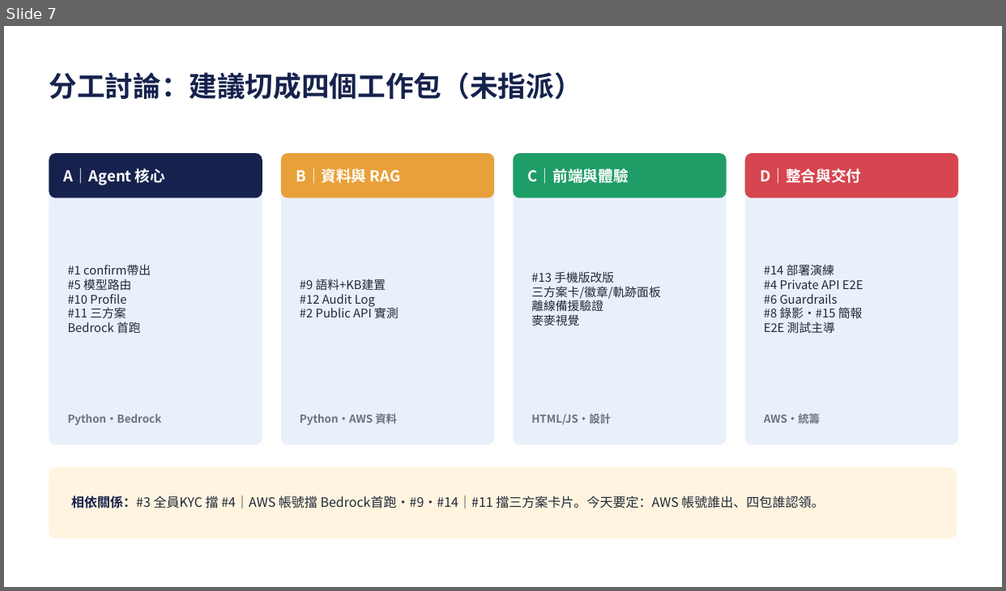
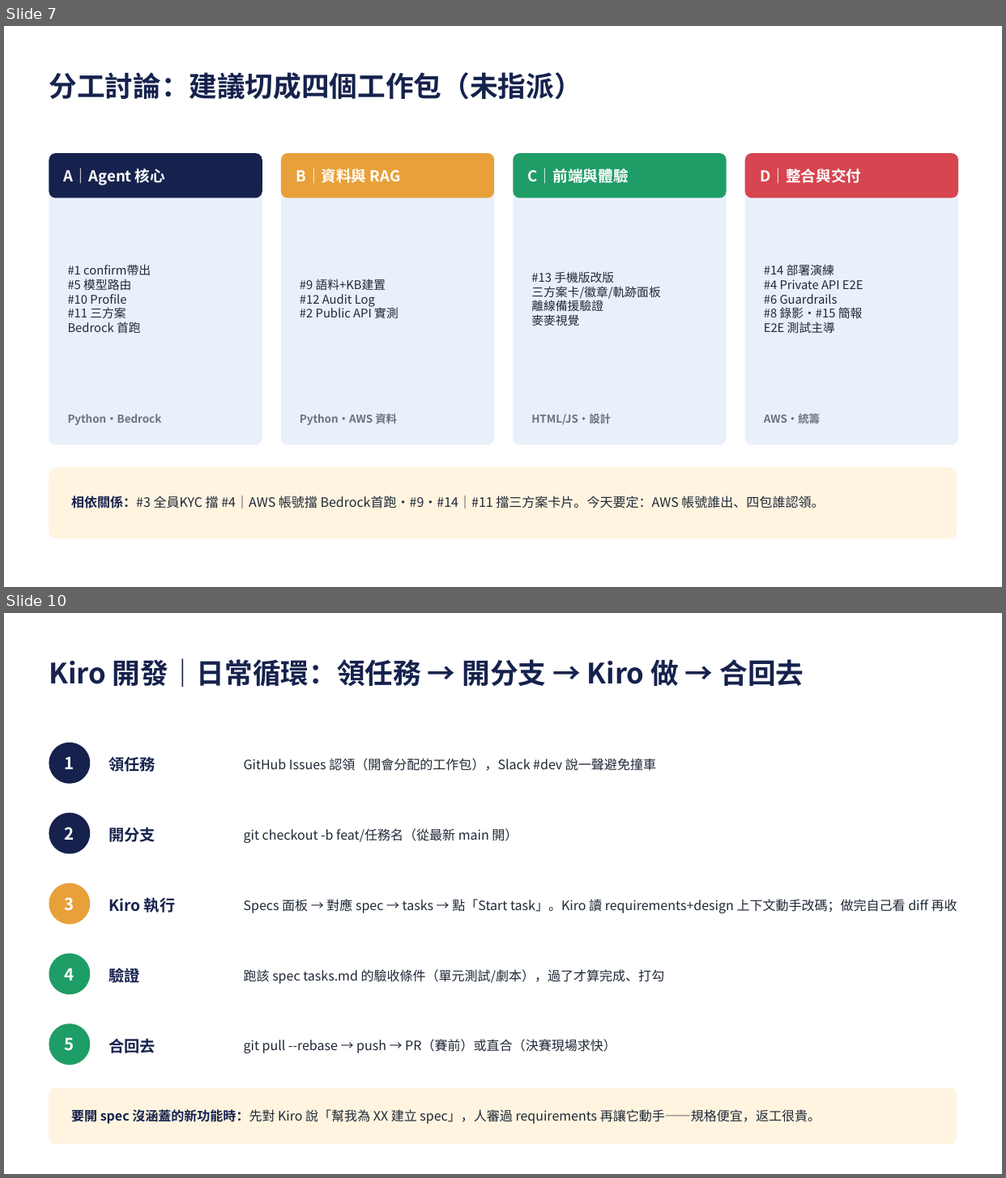
Before and after one commit to giont565/MaiMate, a slide deck: docs/工作項目狀態.pptx. Shown one above the other, each under a label of ours: slide 7 before the commit, slides 7 and 10 after it; the slides between them are not shown. The pictures are 1006x591 and 1006x1178 pixels, drawn with LibreOffice and Linux fonts; fonts in the diff are those of the drawing. Boxes give left, top, right and bottom in pixels: in the first picture for what was removed or moved away, otherwise in the second. Text is boxed around its words. In the diff, an @@ line names an element or a change of style, - is before the commit and + after.

```diff
--- a/docs/工作項目狀態.pptx
+++ b/docs/工作項目狀態.pptx
@@ slide 10 added at [4,613,1002,1174], background #FFFFFF @@
@@ text added at [49,658,803,687], 27 pt, text #16224D, bold @@
+Kiro 開發｜日常循環：領任務 → 開分支 → Kiro 做 → 合回去
@@ ellipse added at [49,743,90,784], fill #16224D @@
@@ text added at [65,756,74,769], 16 pt, text #FFFFFF, bold @@
+1
@@ text added at [108,757,155,772], 15 pt, text #16224D, bold @@
+領任務
@@ text added at [244,758,656,771], 12.5 pt, text #1F2937 @@
+GitHub Issues 認領（開會分配的工作包），Slack #dev 說一聲避免撞車
@@ ellipse added at [49,813,90,854], fill #16224D @@
@@ text added at [65,827,74,840], 16 pt, text #FFFFFF, bold @@
+2
@@ text added at [108,827,155,842], 15 pt, text #16224D, bold @@
+開分支
@@ text added at [244,828,518,843], 12.5 pt, text #1F2937 @@
+git checkout -b feat/任務名（從最新 main 開）
@@ ellipse added at [49,884,90,924], fill #E8A13A @@
@@ text added at [65,897,74,911], 16 pt, text #FFFFFF, bold @@
+3
@@ text added at [108,897,175,913], 15 pt, text #16224D, bold @@
+Kiro 執行
@@ text added at [244,897,957,914], 12.5 pt, text #1F2937 @@
+Specs 面板 → 對應 spec → tasks → 點「Start task」。Kiro 讀 requirements+design 上下文動手改碼；做完自己看 diff 再收
@@ ellipse added at [49,954,90,995], fill #1F9D66 @@
@@ text added at [65,968,74,981], 16 pt, text #FFFFFF, bold @@
+4
@@ text added at [108,965,139,986], 15 pt, text #16224D, bold @@
+驗證
@@ text added at [244,969,665,984], 12.5 pt, text #1F2937 @@
+跑該 spec tasks.md 的驗收條件（單元測試/劇本），過了才算完成、打勾
@@ ellipse added at [49,1024,90,1065], fill #1F9D66 @@
@@ text added at [65,1037,74,1051], 16 pt, text #FFFFFF, bold @@
+5
@@ text added at [108,1038,155,1054], 15 pt, text #16224D, bold @@
+合回去
@@ text added at [244,1039,616,1054], 12.5 pt, text #1F2937 @@
+git pull --rebase → push → PR（賽前）或直合（決賽現場求快）
@@ rounded rectangle added at [49,1088,957,1144], fill #FFF4E0 @@
@@ text added at [71,1108,820,1125], 12.5 pt, text #1F2937 @@
+要開 spec 沒涵蓋的新功能時：先對 Kiro 說「幫我為 XX 建立 spec」，人審過 requirements 再讓它動手——規格便宜，返工很貴。
```
Also in this commit, not shown: 3 other slides added, 1 other file.
